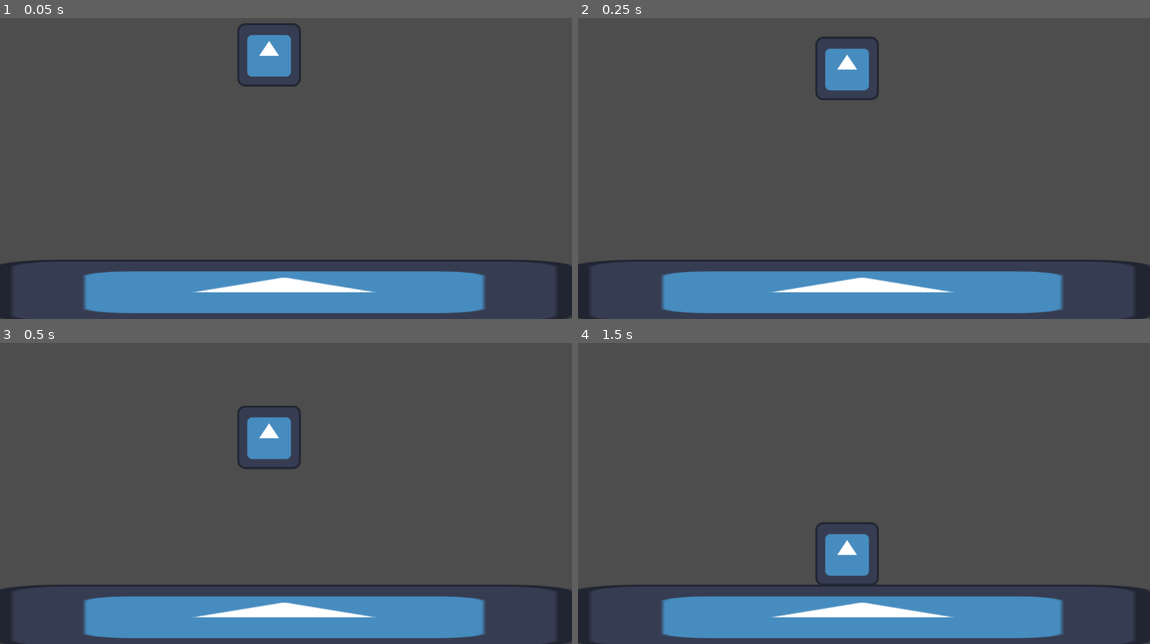
Above: before the commit, frames 1-4 (two rows, left to right).
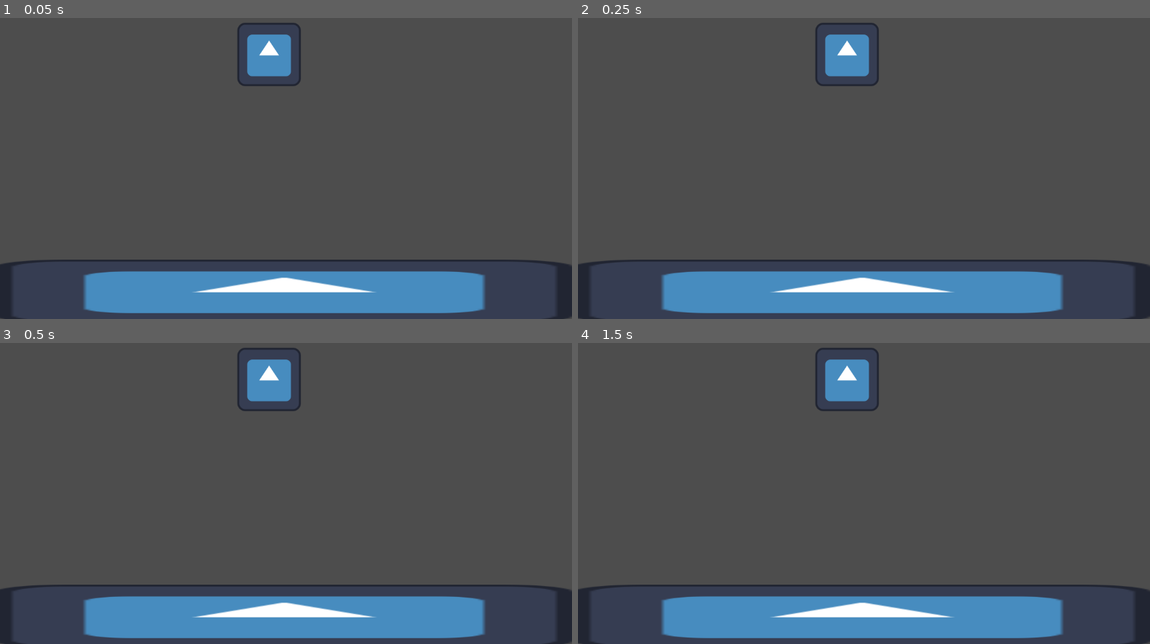
Above: after the commit, the same moments.

Repository: conor-wilson/secret-sapphire
Game: Godot game, scene res://scenes/main.tscn
Same seed, same stepped clock (60 frames per second), same inputs: the game is played once before the commit and once after it. The engine's default icon, where the game draws it, is replaced by a stand-in: a white triangle on a blue panel in a dark square.
Inputs (mouse positions are in pixels of both pictures, inside the frame that each line leads up to):
- Up to frame 1 (0.05 s): no input
- Up to frame 2 (0.25 s): no input
- Up to frame 3 (0.5 s): no input
- Up to frame 4 (1.5 s): move the mouse to (989, 466) at 0.52 s; click (989, 466) at 0.6 s; tap Enter at 1.25 s; move the mouse to (749, 499) at 1.27 s; click (749, 499) at 1.35 s

The runs differ from the first frame. In frame 1, less than 0.1% of the frame differs, in the area x 42-52%, y 1-23%; in frame 2, 1.2%; in frame 3, 2.7%; in frame 4, 2.7%, in the area x 41-53%, y 1-81%.

Commit message:
Added click-fall functionality to start button

Diff:
--- a/start-game/project.godot
+++ b/start-game/project.godot
@@ -14,3 +14,11 @@
 run/main_scene="res://scenes/main.tscn"
 config/features=PackedStringArray("4.3", "Forward Plus")
 config/icon="res://icon.svg"
+
+[input]
+
+click={
+"deadzone": 0.5,
+"events": [Object(InputEventMouseButton,"resource_local_to_scene":false,"resource_name":"","device":-1,"window_id":0,"alt_pressed":false,"shift_pressed":false,"ctrl_pressed":false,"meta_pressed":false,"button_mask":0,"position":Vector2(0, 0),"global_position":Vector2(0, 0),"factor":1.0,"button_index":1,"canceled":false,"pressed":false,"double_click":false,"script":null)
+]
+}
--- a/start-game/scenes/main_menu.tscn
+++ b/start-game/scenes/main_menu.tscn
@@ -1,7 +1,12 @@
-[gd_scene load_steps=4 format=3 uid="uid://5ctllddc4obb"]
+[gd_scene load_steps=6 format=3 uid="uid://5ctllddc4obb"]
 
 [ext_resource type="PackedScene" uid="uid://b7pp5suyru2lf" path="res://scenes/start_button.tscn" id="1_7wdxp"]
 [ext_resource type="Texture2D" uid="uid://cehmp6afuprf1" path="res://icon.svg" id="2_e6roa"]
+
+[sub_resource type="PhysicsMaterial" id="PhysicsMaterial_qxvnu"]
+bounce = 0.4
+
+[sub_resource type="PhysicsMaterial" id="PhysicsMaterial_se8f7"]
 
 [sub_resource type="RectangleShape2D" id="RectangleShape2D_bramd"]
 size = Vector2(1167, 124)
@@ -10,8 +15,10 @@
 
 [node name="StartButton" parent="." instance=ExtResource("1_7wdxp")]
 position = Vector2(542, 114)
+physics_material_override = SubResource("PhysicsMaterial_qxvnu")
 
 [node name="Floor" type="StaticBody2D" parent="."]
+physics_material_override = SubResource("PhysicsMaterial_se8f7")
 
 [node name="Sprite2D" type="Sprite2D" parent="Floor"]
 position = Vector2(572.5, 592)
--- /dev/null
+++ b/start-game/scenes/start_button.gd
@@ -0,0 +1,13 @@
+extends RigidBody2D
+
+# Called when the node enters the scene tree for the first time.
+func _ready() -> void:
+	gravity_scale = 0
+
+# Called every frame. 'delta' is the elapsed time since the previous frame.
+func _process(delta: float) -> void:
+	pass
+
+func _on_input_event(viewport: Node, event: InputEvent, shape_idx: int) -> void:
+	if event.is_pressed() && event.is_action("click") && gravity_scale == 0:
+		gravity_scale = 1
--- a/start-game/scenes/start_button.tscn
+++ b/start-game/scenes/start_button.tscn
@@ -1,14 +1,24 @@
-[gd_scene load_steps=3 format=3 uid="uid://b7pp5suyru2lf"]
+[gd_scene load_steps=4 format=3 uid="uid://b7pp5suyru2lf"]
 
 [ext_resource type="Texture2D" uid="uid://cehmp6afuprf1" path="res://icon.svg" id="1_6rlpr"]
+[ext_resource type="Script" path="res://scenes/start_button.gd" id="1_285o8"]
 
 [sub_resource type="RectangleShape2D" id="RectangleShape2D_q8uom"]
 size = Vector2(128, 128)
 
 [node name="StartButton" type="RigidBody2D"]
+input_pickable = true
+gravity_scale = -8.0
+script = ExtResource("1_285o8")
 
 [node name="Sprite2D" type="Sprite2D" parent="."]
 texture = ExtResource("1_6rlpr")
 
 [node name="CollisionShape2D" type="CollisionShape2D" parent="."]
 shape = SubResource("RectangleShape2D_q8uom")
+
+[connection signal="input_event" from="." to="." method="_on_input_event"]
+[connection signal="mouse_entered" from="." to="." method="_on_mouse_entered"]
+[connection signal="mouse_exited" from="." to="." method="_on_mouse_exited"]
+[connection signal="mouse_shape_entered" from="." to="." method="_on_mouse_shape_entered"]
+[connection signal="mouse_shape_exited" from="." to="." method="_on_mouse_shape_exited"]
